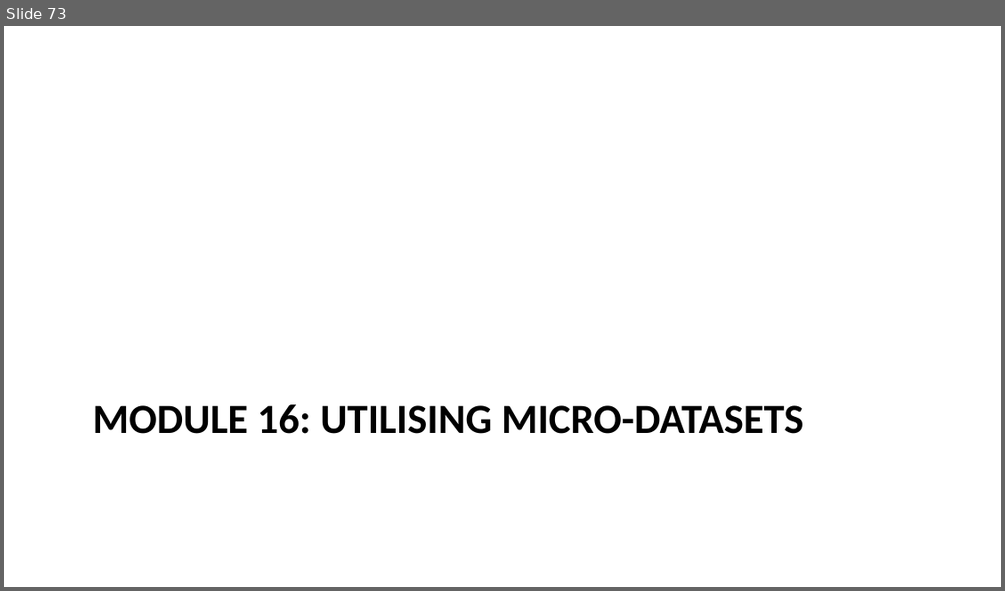
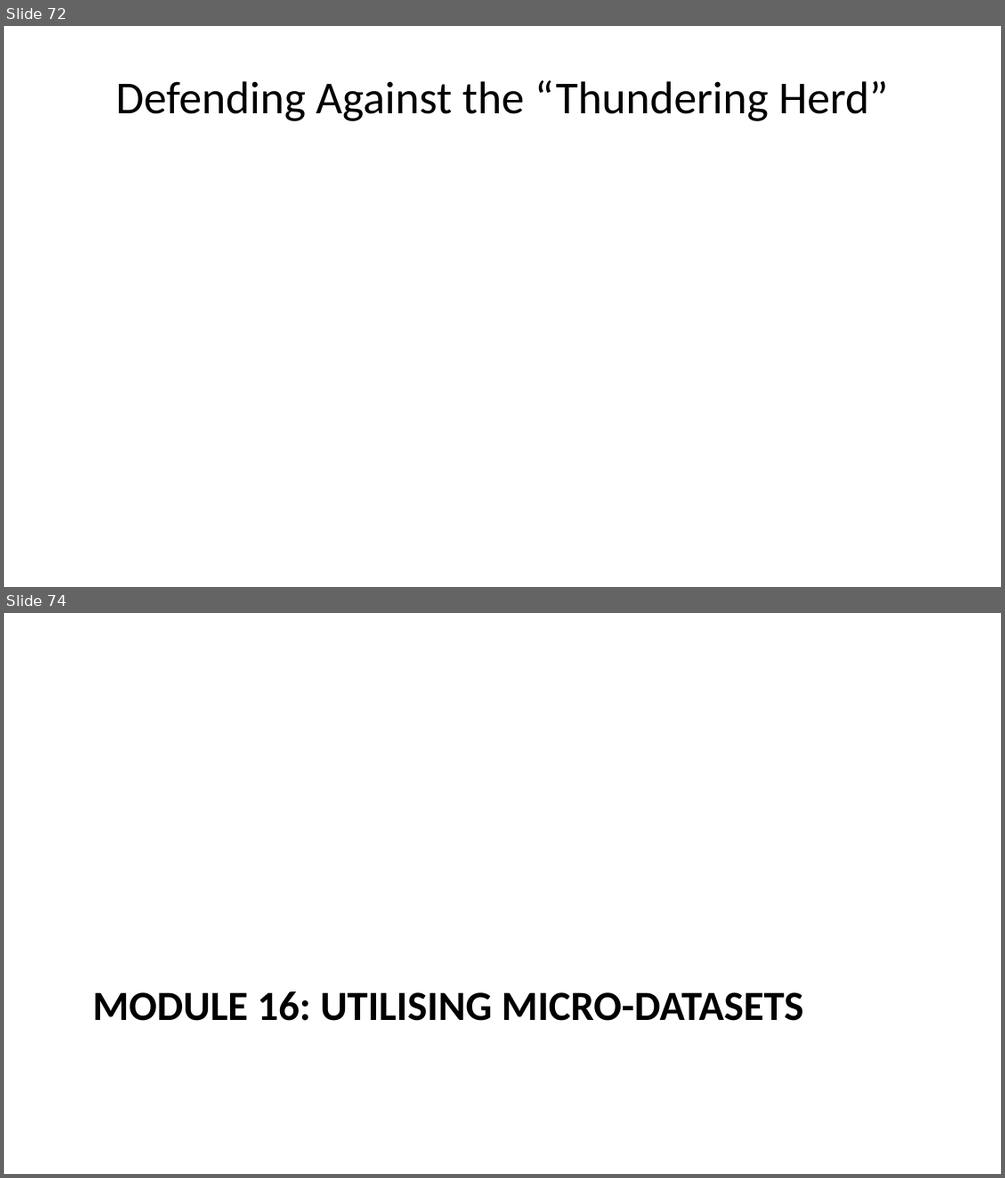
Before and after one commit to cambiotraining/low-resource-bioinformatics, a slide deck: course_files/slides.pptx. Shown one above the other, each under a label of ours: slide 73 before the commit, slides 72 and 74 after it; the slides between them are not shown. The pictures are 1005x591 and 1005x1178 pixels, drawn with LibreOffice and Linux fonts; fonts in the diff are those of the drawing. Boxes give left, top, right and bottom in pixels: in the first picture for what was removed or moved away, otherwise in the second. Text is boxed around its words. In the diff, an @@ line names an element or a change of style, - is before the commit and + after.

```diff
--- a/course_files/slides.pptx
+++ b/course_files/slides.pptx
@@ slide 72 added at [4, 26, 1001, 587], background #FFFFFF @@
@@ title added at [116, 80, 888, 121], 33 pt, text #000000 @@
+Defending Against the “Thundering Herd”
@@ what was slide 73 is now slide 74 @@
```
Also in this commit, not shown: 1 slide changed, 2 other slides added, 2 slides removed, 27 other files.
